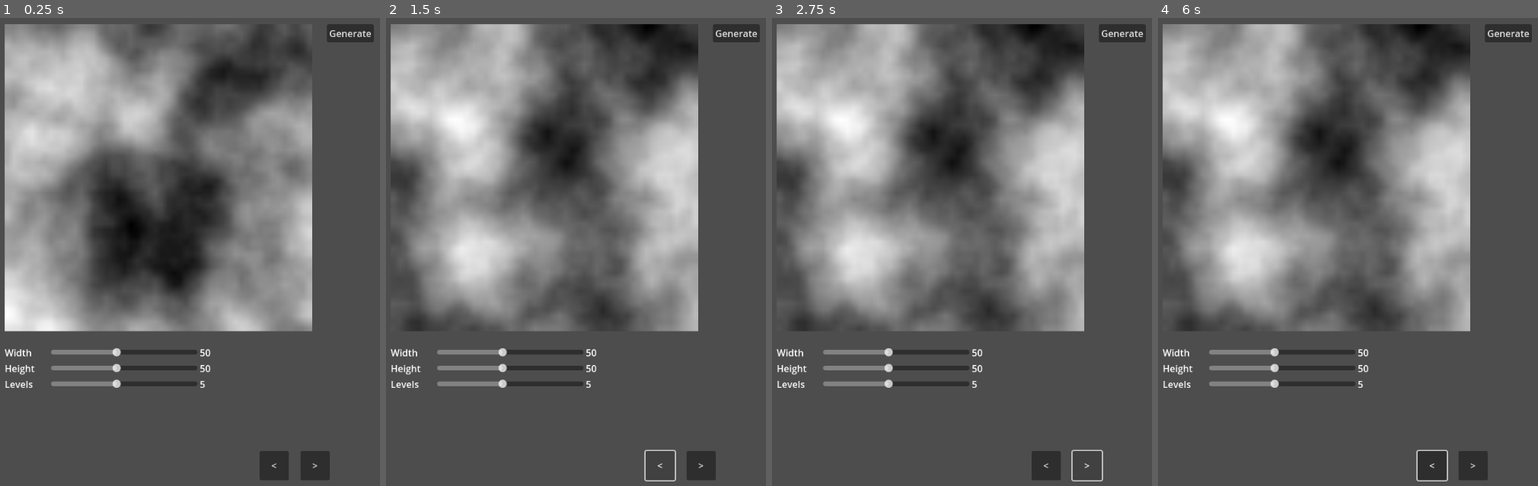
Above: before the commit, frames 1-4 (left to right).
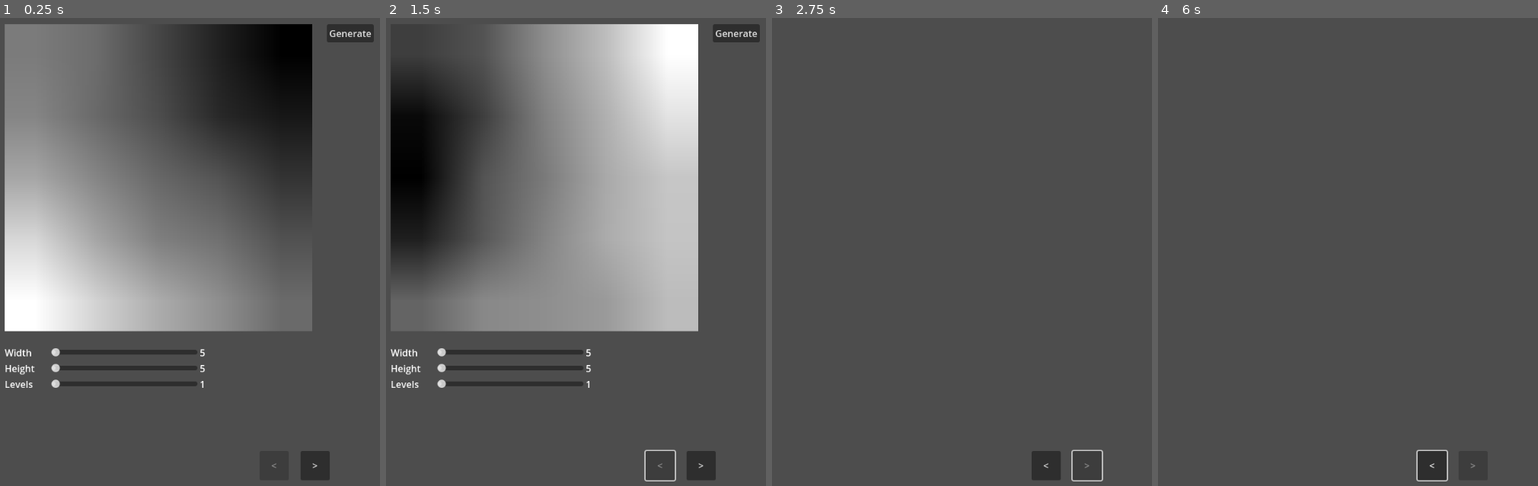
Above: after the commit, the same moments.

Repository: lycilph/GodotCreeper
Game: Godot game, scene res://LandscapeGenerator/generator_main.tscn
Two runs of this game, one before a commit and one after it. Both use one fixed random seed, a clock stepped at 60 frames per second and the inputs below. Before the commit the project starts from res://LandscapeGenerator/landscape_generator.tscn.
Inputs (mouse positions are in pixels of both pictures, inside the frame that each line leads up to):
- Up to frame 1 (0.25 s): no input
- Up to frame 2 (1.5 s): click "Generate" at 0.5 s; click (659, 467) at 1.25 s, where only the run before the commit has a clickable "<"
- Up to frame 3 (2.75 s): click ">" at 2 s
- Up to frame 4 (6 s): tap Enter (ui_accept) at 2.75, 3.02, 3.5, 3.77, 4.25, 5, 5.27, 5.75 s; move the mouse to (outside the picture) at 2.77 s; hold Right (ui_right) 2.78-3.53 s; hold R (run_simulation) 2.78-3.53 s; click (outside the picture) at 2.92 s; move the mouse to (1329, 275) at 3.52 s; hold Down (ui_down) 3.53-4.28 s; tap 1 (select_block_1) at 3.6 s; move the mouse to (1515, 144) at 4.27 s; hold Right (ui_right) 4.28-5.03 s; hold 2 (select_block_2) 4.28-5.03 s; move the mouse to (1424, 345) at 5.02 s; hold Up (ui_up) 5.03-5.78 s; tap 3 (select_block_3) at 5.1 s; click (1424, 345) at 5.17 s; move the mouse to (outside the picture) at 5.77 s; hold Left (ui_left) from 5.78 s (still down); hold T (step_simulation) from 5.78 s (still down)

The runs differ from the first frame. In frame 1, 45% of the frame differs, in the area x 1-83%, y 1-97%; in frame 2, 44%; in frame 3, 39%; in frame 4, 39%.

Commit message:
Working on landscapes

Diff:
--- /dev/null
+++ b/TestProject/LandscapeGenerator/generator_main.gd
@@ -0,0 +1,36 @@
+extends Node2D
+
+@export var landscape_generator : Node2D
+@export var marching_square : Node2D
+@export var prev_button : Button
+@export var next_button : Button
+
+var step = 0
+
+
+func _ready():
+	update_step()
+
+
+func update_step():
+	match step:
+		0:
+			landscape_generator.visible = true
+			marching_square.visible = false
+			prev_button.disabled = true
+			next_button.disabled = false
+		1:
+			landscape_generator.visible = false
+			marching_square.visible = true
+			prev_button.disabled = false
+			next_button.disabled = true
+
+
+func _on_next_button_pressed():
+	step += 1
+	update_step()
+
+
+func _on_previous_button_pressed():
+	step -= 1
+	update_step()
--- /dev/null
+++ b/TestProject/LandscapeGenerator/generator_main.tscn
@@ -0,0 +1,40 @@
+[gd_scene load_steps=4 format=3 uid="uid://2cs6x5w8a7u1"]
+
+[ext_resource type="Script" path="res://LandscapeGenerator/generator_main.gd" id="1_0gmxe"]
+[ext_resource type="PackedScene" uid="uid://dkttbxloioha7" path="res://LandscapeGenerator/landscape_generator.tscn" id="1_b0sn8"]
+[ext_resource type="PackedScene" uid="uid://cybt2tm6kb770" path="res://LandscapeGenerator/marching_square.tscn" id="2_3xfvv"]
+
+[node name="GeneratorMain" type="Node2D" node_paths=PackedStringArray("landscape_generator", "marching_square", "prev_button", "next_button")]
+script = ExtResource("1_0gmxe")
+landscape_generator = NodePath("LandscapeGenerator")
+marching_square = NodePath("MarchingSquare")
+prev_button = NodePath("CenterContainer/HBoxContainer/PreviousButton")
+next_button = NodePath("CenterContainer/HBoxContainer/NextButton")
+
+[node name="LandscapeGenerator" parent="." instance=ExtResource("1_b0sn8")]
+
+[node name="MarchingSquare" parent="." instance=ExtResource("2_3xfvv")]
+
+[node name="CenterContainer" type="CenterContainer" parent="."]
+offset_top = 740.0
+offset_right = 1040.0
+offset_bottom = 821.0
+
+[node name="HBoxContainer" type="HBoxContainer" parent="CenterContainer"]
+layout_mode = 2
+size_flags_horizontal = 4
+size_flags_vertical = 8
+theme_override_constants/separation = 20
+
+[node name="PreviousButton" type="Button" parent="CenterContainer/HBoxContainer"]
+custom_minimum_size = Vector2(50, 50)
+layout_mode = 2
+text = "<"
+
+[node name="NextButton" type="Button" parent="CenterContainer/HBoxContainer"]
+custom_minimum_size = Vector2(50, 50)
+layout_mode = 2
+text = ">"
+
+[connection signal="pressed" from="CenterContainer/HBoxContainer/PreviousButton" to="." method="_on_previous_button_pressed"]
+[connection signal="pressed" from="CenterContainer/HBoxContainer/NextButton" to="." method="_on_next_button_pressed"]
--- a/TestProject/LandscapeGenerator/landscape_generator.gd
+++ b/TestProject/LandscapeGenerator/landscape_generator.gd
@@ -10,21 +10,60 @@
 @export var height_label : Label
 @export var levels_label : Label
 
+var noise_map : Map
+var map : Map
+
 func _ready():
-	width_slider.value = 50
-	height_slider.value = 50
-	levels_slider.value = 5
+	width_slider.value = 5
+	height_slider.value = 5
+	levels_slider.value = 1
+	update_labels()
+	update_noise()
+	# We wait here, to make sure the noise texture has been generated before continuing
+	await get_tree().process_frame
+	generate_map()
 
-func _on_width_slider_value_changed(value):
-	width_label.text = str(value)
 
-func _on_height_slider_value_changed(value):
-	height_label.text = str(value)
-
-func _on_levels_slider_value_changed(value):
-	levels_label.text = str(value)
-
-func _on_generate_button_pressed():
+func update_noise():
 	rect.texture.width = width_slider.value
 	rect.texture.height = height_slider.value
 	rect.texture.noise.seed = randi()
+
+
+func generate_map():
+	noise_map = Map.new(width_slider.value, height_slider.value, 1)
+
+	var img = rect.texture.get_image()
+	for y in img.get_height():
+		for x in img.get_width():
+			var pixel_value = img.get_pixel(x,y).r
+			noise_map.set_node(x,y,0,pixel_value)
+
+	noise_map.scale(levels_slider.value)
+	noise_map.round()
+
+
+func update_labels():
+	width_label.text = str(width_slider.value)
+	height_label.text = str(height_slider.value)
+	levels_label.text = str(levels_slider.value)
+
+
+func _on_width_slider_value_changed(value):
+	update_labels()
+
+
+func _on_height_slider_value_changed(value):
+	update_labels()
+
+
+func _on_levels_slider_value_changed(value):
+	update_labels()
+
+
+func _on_generate_button_pressed():
+	update_noise()
+	# We wait here, to make sure the noise texture has been generated before continuing
+	for i in 3:
+		await get_tree().process_frame
+	generate_map()
--- a/TestProject/LandscapeGenerator/landscape_generator.tscn
+++ b/TestProject/LandscapeGenerator/landscape_generator.tscn
@@ -48,7 +48,7 @@
 layout_mode = 2
 size_flags_horizontal = 3
 size_flags_vertical = 4
-min_value = 10.0
+min_value = 5.0
 value = 10.0
 
 [node name="WidthLabel" type="Label" parent="VBoxContainer/HBoxContainer"]
@@ -69,7 +69,7 @@
 layout_mode = 2
 size_flags_horizontal = 3
 size_flags_vertical = 4
-min_value = 10.0
+min_value = 5.0
 value = 10.0
 
 [node name="HeightLabel" type="Label" parent="VBoxContainer/HBoxContainer2"]
@@ -106,27 +106,6 @@
 offset_bottom = 56.0
 text = "Generate"
 
-[node name="CenterContainer" type="CenterContainer" parent="."]
-offset_top = 740.0
-offset_right = 1040.0
-offset_bottom = 821.0
-
-[node name="HBoxContainer" type="HBoxContainer" parent="CenterContainer"]
-layout_mode = 2
-size_flags_horizontal = 4
-size_flags_vertical = 8
-theme_override_constants/separation = 20
-
-[node name="PreviousButton" type="Button" parent="CenterContainer/HBoxContainer"]
-custom_minimum_size = Vector2(50, 50)
-layout_mode = 2
-text = "<"
-
-[node name="NextButton" type="Button" parent="CenterContainer/HBoxContainer"]
-custom_minimum_size = Vector2(50, 50)
-layout_mode = 2
-text = ">"
-
 [connection signal="value_changed" from="VBoxContainer/HBoxContainer/WidthSlider" to="." method="_on_width_slider_value_changed"]
 [connection signal="value_changed" from="VBoxContainer/HBoxContainer2/HeightSlider" to="." method="_on_height_slider_value_changed"]
 [connection signal="value_changed" from="VBoxContainer/HBoxContainer3/LevelsSlider" to="." method="_on_levels_slider_value_changed"]
--- /dev/null
+++ b/TestProject/LandscapeGenerator/map.gd
@@ -0,0 +1,45 @@
+class_name Map
+
+var width : int
+var height : int
+var levels : int
+
+var nodes : Array
+
+func _init(w : int, h : int, l : int):
+	width = w
+	height = h
+	levels = l
+
+	nodes.resize(width*height*levels)
+	for i in nodes.size():
+		nodes[i] = MapNode.new()
+
+
+func get_node(x : int, y : int, l : int) -> MapNode:
+	return nodes[l*(width*height)+y*width+x]
+
+
+func set_node(x : int, y : int, l : int, val : float):
+	nodes[l*(width*height)+y*width+x].value = val
+
+
+func scale(scale : float):
+	for i in nodes.size():
+		nodes[i].value = nodes[i].value * scale
+
+
+func round():
+	for i in nodes.size():
+		nodes[i].value = roundf(nodes[i].value)
+
+
+func print():
+	var min = 10000
+	var max = 0
+	for i in nodes.size():
+		var val = nodes[i].value
+		min = minf(min, val)
+		max = maxf(max, val)
+		print(val)
+	print("min ", min, " max ", max)
--- /dev/null
+++ b/TestProject/LandscapeGenerator/map_node.gd
@@ -0,0 +1,3 @@
+class_name MapNode
+
+var value : float
--- /dev/null
+++ b/TestProject/LandscapeGenerator/marching_square.gd
@@ -0,0 +1 @@
+extends Node2D
--- /dev/null
+++ b/TestProject/LandscapeGenerator/marching_square.tscn
@@ -0,0 +1,33 @@
+[gd_scene load_steps=5 format=3 uid="uid://cybt2tm6kb770"]
+
+[ext_resource type="Script" path="res://LandscapeGenerator/marching_square.gd" id="1_yl24b"]
+[ext_resource type="Texture2D" uid="uid://co4s0p2hhx4et" path="res://Assets/landscape.png" id="2_jh7qe"]
+
+[sub_resource type="TileSetAtlasSource" id="TileSetAtlasSource_g4shx"]
+texture = ExtResource("2_jh7qe")
+1:0/0 = 0
+2:0/0 = 0
+3:0/0 = 0
+0:1/0 = 0
+1:1/0 = 0
+2:1/0 = 0
+3:1/0 = 0
+0:2/0 = 0
+1:2/0 = 0
+2:2/0 = 0
+3:2/0 = 0
+0:3/0 = 0
+1:3/0 = 0
+2:3/0 = 0
+3:3/0 = 0
+0:0/0 = 0
+
+[sub_resource type="TileSet" id="TileSet_8lnpl"]
+sources/0 = SubResource("TileSetAtlasSource_g4shx")
+
+[node name="MarchingSquare" type="Node2D"]
+script = ExtResource("1_yl24b")
+
+[node name="TileMap" type="TileMap" parent="."]
+tile_set = SubResource("TileSet_8lnpl")
+format = 2
--- a/TestProject/project.godot
+++ b/TestProject/project.godot
@@ -11,7 +11,7 @@
 [application]
 
 config/name="TestProject"
-run/main_scene="res://LandscapeGenerator/landscape_generator.tscn"
+run/main_scene="res://LandscapeGenerator/generator_main.tscn"
 config/features=PackedStringArray("4.0", "Mobile")
 config/icon="res://icon.svg"
 
Binary file added: TestProject/Assets/landscape.png
Not shown, added: TestProject/Assets/landscape.png.import
